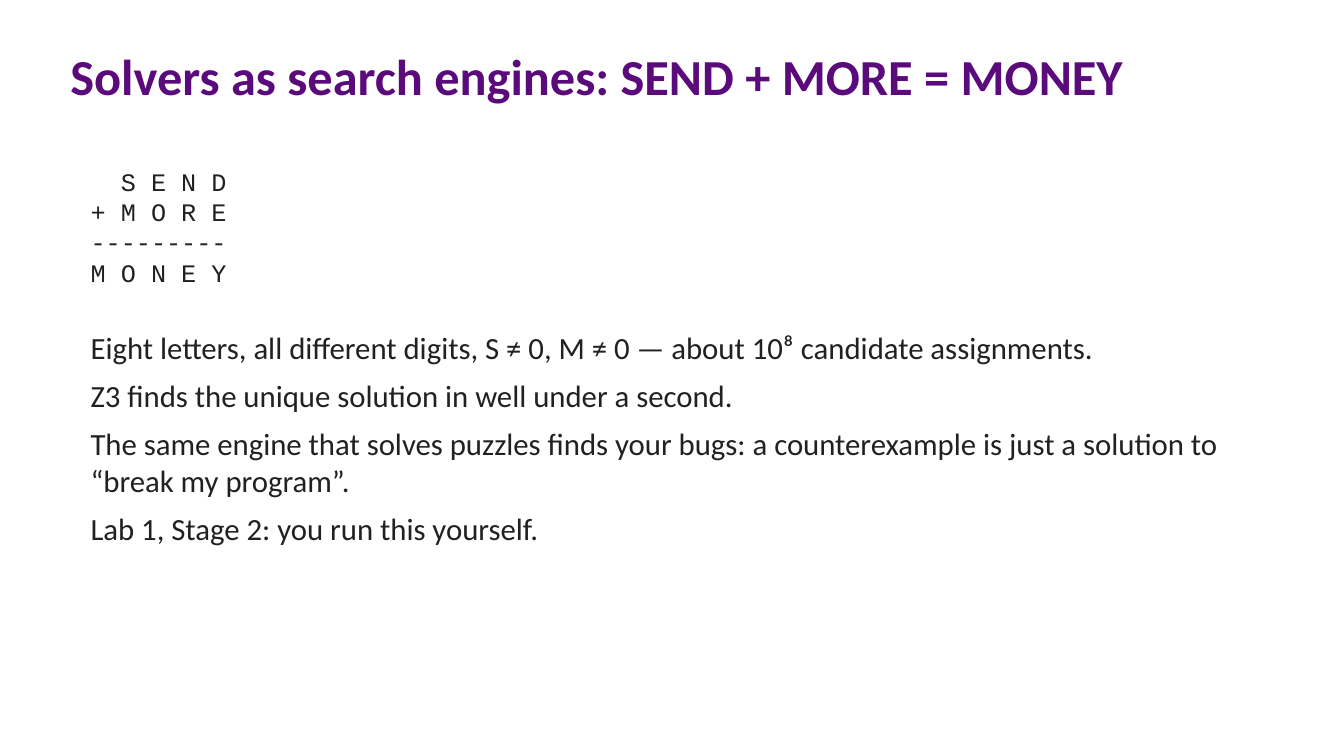
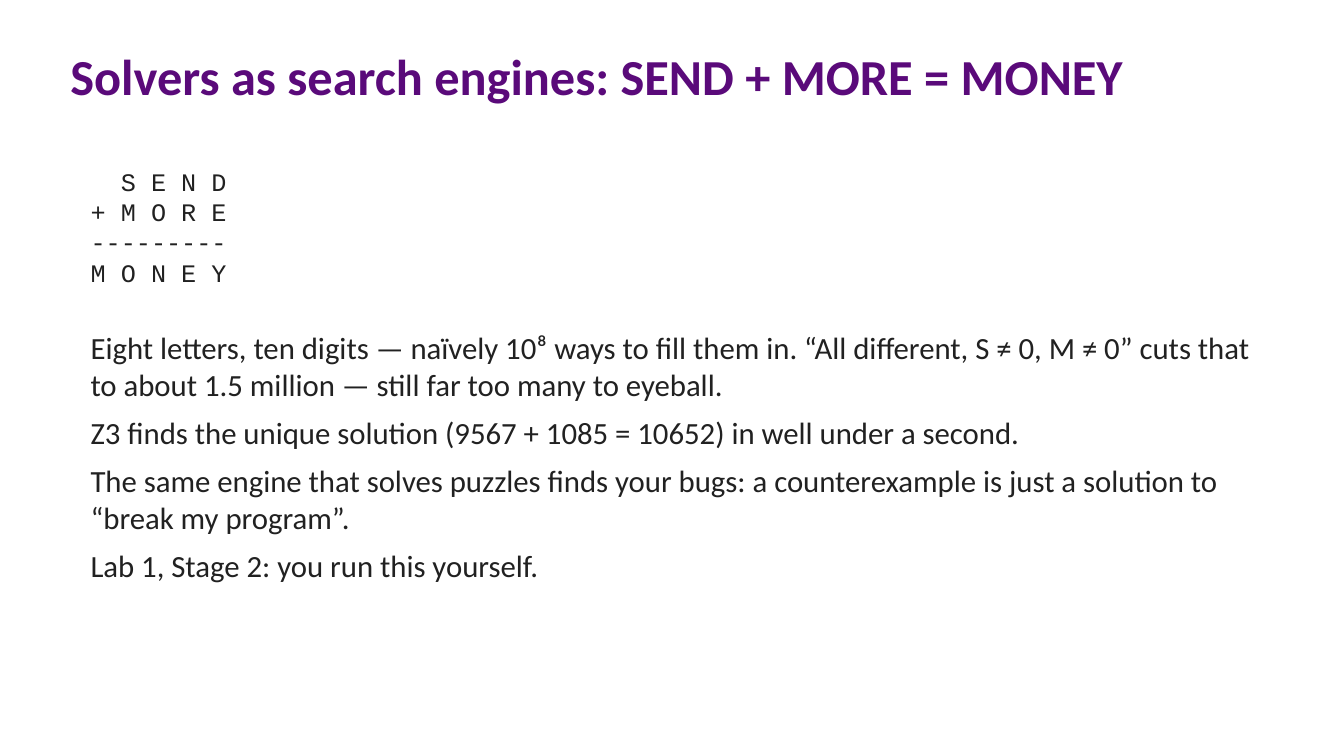
Before and after one commit to lucasccordeiro/unifei, a slide deck: slide 32 of slides/session1/01-session1-fundamentals.pptx. Drawn at 1344x756 pixels with LibreOffice and Linux fonts; fonts in the diff are those of the drawing. Boxes give left, top, right and bottom in pixels: in the first picture for what was removed or moved away, otherwise in the second. Text is boxed around its words. In the diff, an @@ line names an element or a change of style, - is before the commit and + after.

Commit message:
Fix the SEND+MORE=MONEY search-space count
The old line listed 'all different digits' next to 10^8, which is the count
*without* distinctness (8 letters x 10 digits with repetition) — a ~70x
overcount. Reframe 10^8 as the naive count, then show the constraints cut it
to ~1.5 million (10x9x8x7x6x5x4x3 minus leading zeros), and name the unique
solution 9567+1085=10652.

```diff
--- a/slides/session1/01-session1-fundamentals.pptx
+++ b/slides/session1/01-session1-fundamentals.pptx
@@ text at (91,335,1249,449): text changed @@
-Eight letters, all different digits, S ≠ 0, M ≠ 0 — about 10⁸ candidate assignments.
-Z3 finds the unique solution in well under a second.
+Eight letters, ten digits — naïvely 10⁸ ways to fill them in. “All different, S ≠ 0, M ≠ 0” cuts that to about 1.5 million — still far too many to eyeball.
+Z3 finds the unique solution (9567 + 1085 = 10652) in well under a second.
```
Also in this commit, not shown: 2 other files.
